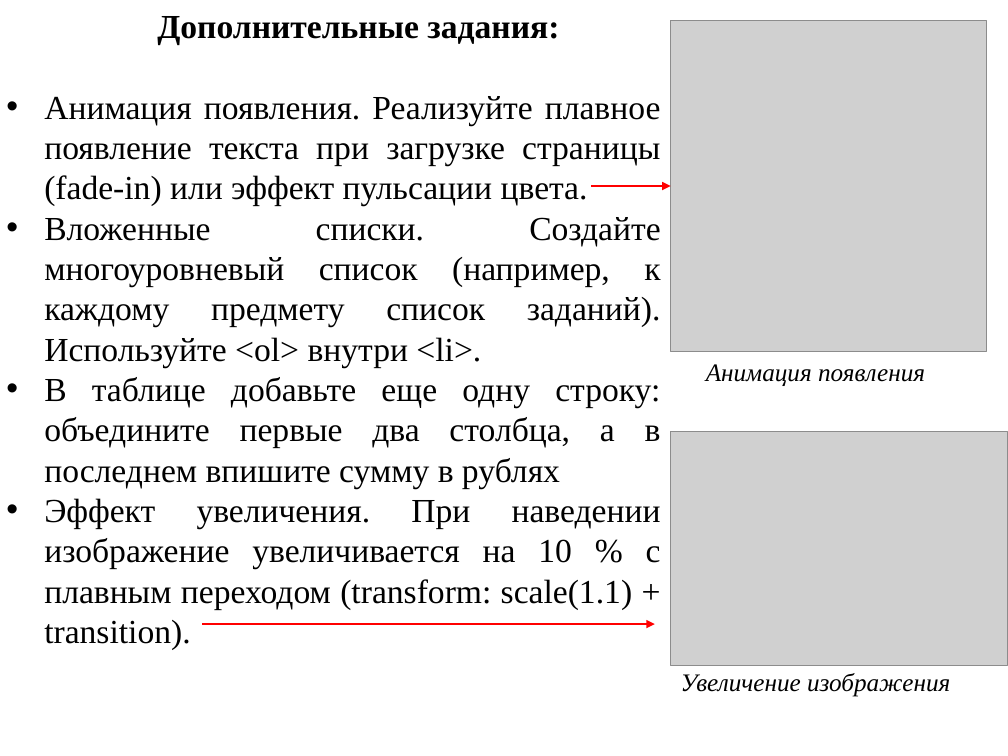
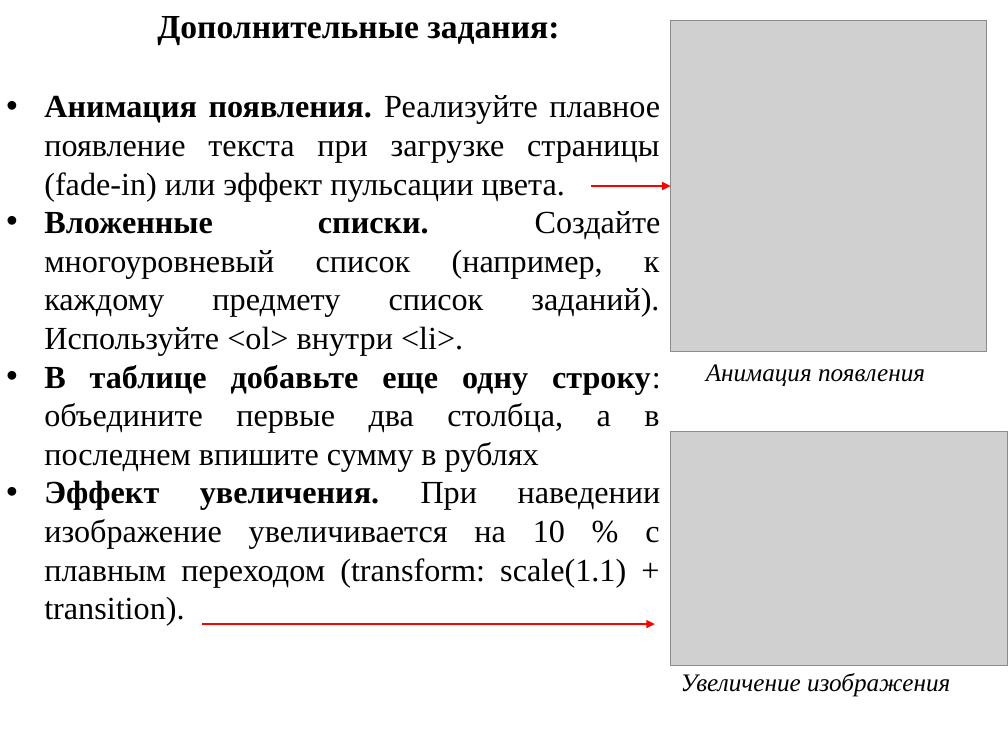
Before and after one commit to mbdatateach/site, a slide deck: slide 4 of ДПО/Лабораторная работа №1.pptx. Drawn at 1008x756 pixels with LibreOffice and Linux fonts; fonts in the diff are those of the drawing; grey boxes stand for pictures. Boxes give left, top, right and bottom in pixels: in the first picture for what was removed or moved away, otherwise in the second. Text is boxed around its words. In the diff, an @@ line names an element or a change of style, - is before the commit and + after.

```diff
--- a/ДПО/Лабораторная работа №1.pptx
+++ b/ДПО/Лабораторная работа №1.pptx
@@ text at box(44, 95, 661, 626): size 24 to 23 pt; bold on in "Анимация появления.", "Вложенные списки.", "В таблице добавьте еще одну строку:", "Эффект увеличения." @@
```
Also in this commit, not shown: 2 other slides changed, 8 other files.
